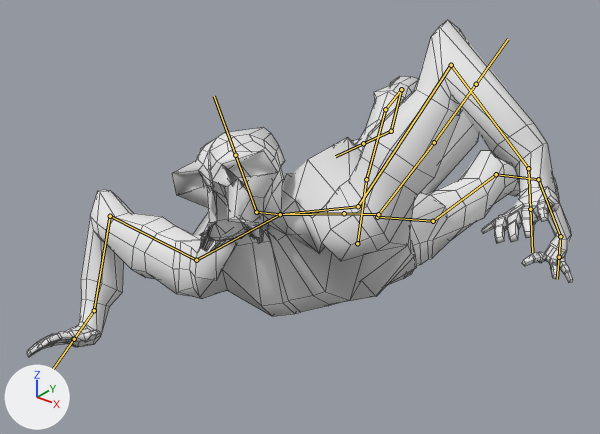
Before and after pictures for a commit that changed the FBX model Assets/Animations/SalamandarAnimatedSet.fbx.
Before and after are seen from a 50 mm lens placed at (0.985, -1.541, 1.049), pointed at (-0.111, -0.171, 0.2). Arrows for +X, +Y and +Z are at lower left; the lights stay in place. Both versions are drawn at frame 19 of the action 'Armature|Walk'; the numbers are the values there. The bones that bend it are drawn over the model as lines. Mesh edges are drawn as thin lines.
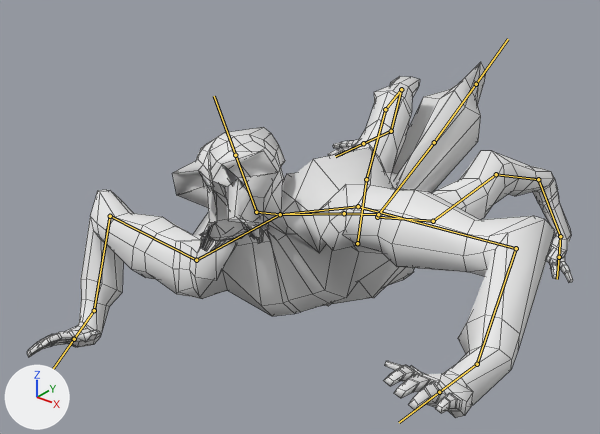
Changed parts and their boxes [x1, y1, x2, y2] in the pictures (600 x 434 px):
'Cube', posed
    before: [27, 20, 573, 357]
    after: [27, 62, 573, 418]
bone 'Bone.001_L.001', root to tip
    before: (358, 206) to (451, 65)
    after: (358, 206) to (516, 248)
bone 'Bone.001_L.002', root to tip
    before: (451, 65) to (528, 168)
    after: (516, 248) to (477, 364)
bone 'Bone.001_L.003', root to tip
    before: (528, 168) to (530, 209)
    after: (477, 364) to (439, 392)

What the commit changed:
Bone 'Bone.001_L.001' (bone_bone_001_l_001) turns from (4, -2, -9) to (-66, -27, -10) degrees about its own x, y and z.
Bone 'Bone.001_L.002' (bone_bone_001_l_002) turns from (4, -5, -1) to (36, -32, 11) degrees about its own x, y and z.
Bone 'Bone.001_L.003' (bone_bone_001_l_003) turns from (-3, -1, 0) to (-25, -8, -17) degrees about its own x, y and z.
